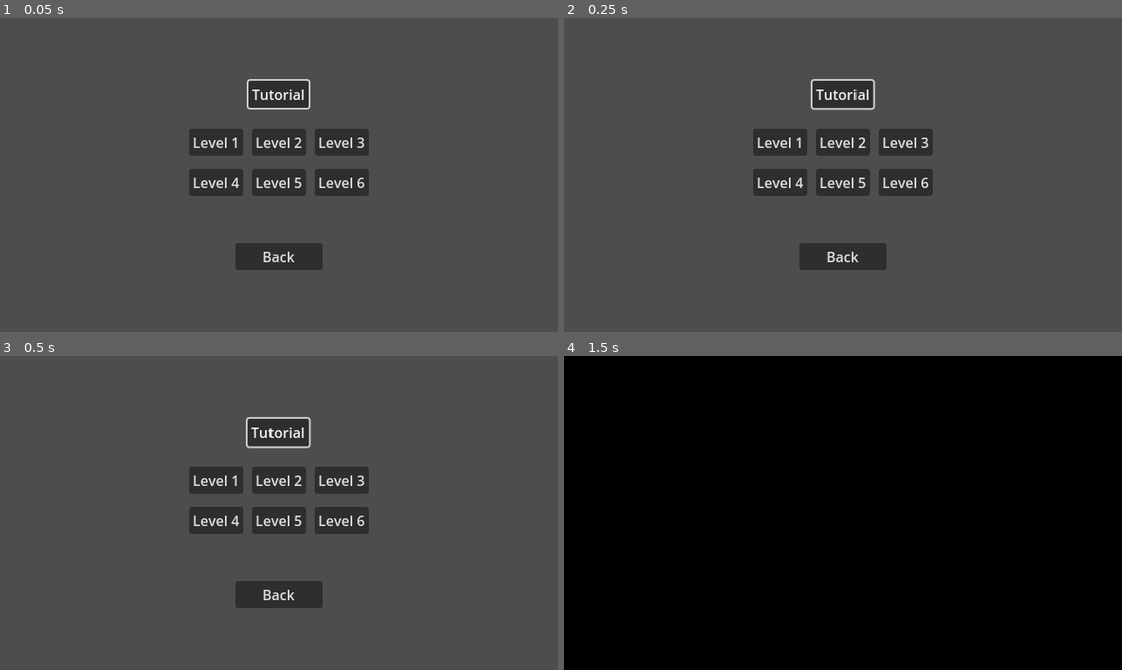
Above: before the commit, frames 1-4 (two rows, left to right).
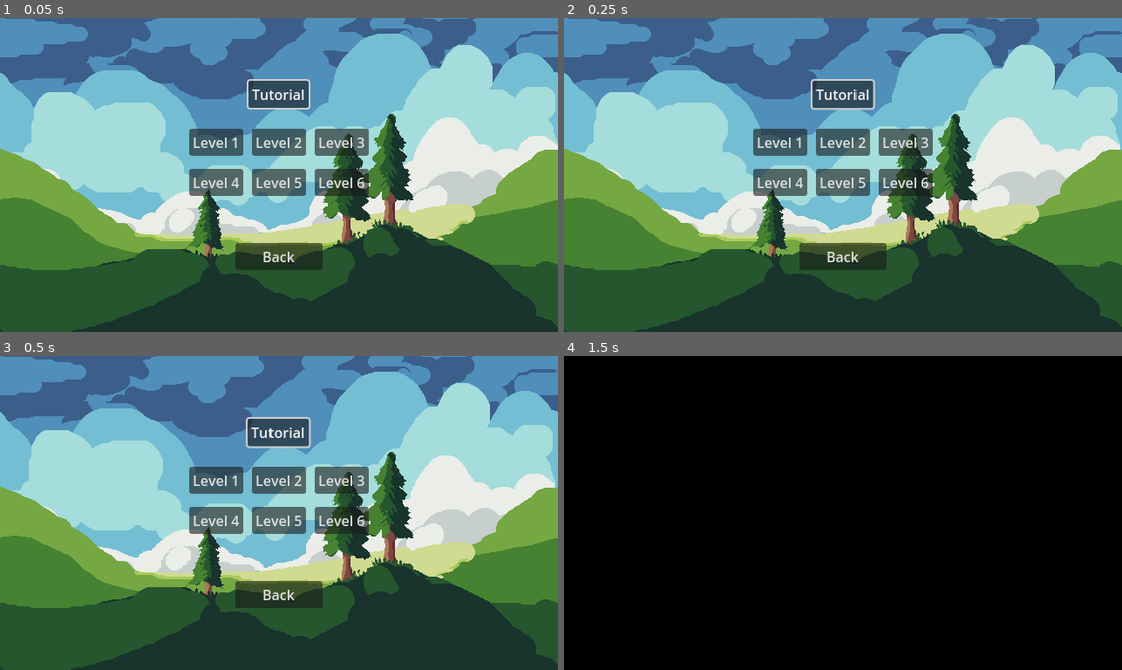
Above: after the commit, the same moments.

Repository: Robocraft999/ScalesToScale
Game: Godot game, scene res://scenes/level_select.tscn
The game is run twice, just before and just after one commit, with the same random seed, the same clock (stepped at 60 frames per second) and the same inputs. This scene is started directly instead of the project's main scene. The engine's default icon, where the game draws it, is replaced by a stand-in: a white triangle on a blue panel in a dark square.
Inputs:
- Up to frame 1 (0.05 s): no input
- Up to frame 2 (0.25 s): no input
- Up to frame 3 (0.5 s): no input
- Up to frame 4 (1.5 s): click "Level 1" at 0.5 s; click "Level 1" at 1.25 s

The runs differ from the first frame. In frame 1, 98% of the frame differs, in the area x 0-100%, y 0-100%; in frame 2, 98%; in frame 3, 98%; in frame 4, nothing differs.

Commit message:
added paralax background to level select

Diff:
--- a/scenes/level_select.tscn
+++ b/scenes/level_select.tscn
@@ -1,11 +1,14 @@
-[gd_scene load_steps=4 format=3 uid="uid://238f4tj7uuqs"]
+[gd_scene load_steps=5 format=3 uid="uid://238f4tj7uuqs"]
 
 [ext_resource type="Script" path="res://scripts/animated_button.gd" id="1_4pjmh"]
 [ext_resource type="Script" path="res://scripts/levels/level_select.gd" id="1_7g13e"]
+[ext_resource type="PackedScene" uid="uid://bb53neelkiux7" path="res://scenes/parallax_background.tscn" id="2_7kxwi"]
 [ext_resource type="PackedScene" uid="uid://dcnk5ak1x2etg" path="res://scenes/objects/button_focus_player.tscn" id="3_0omlt"]
 
 [node name="level_select" type="Node"]
 script = ExtResource("1_7g13e")
+
+[node name="ParallaxBackground" parent="." instance=ExtResource("2_7kxwi")]
 
 [node name="CanvasLayer" type="CanvasLayer" parent="."]
 
